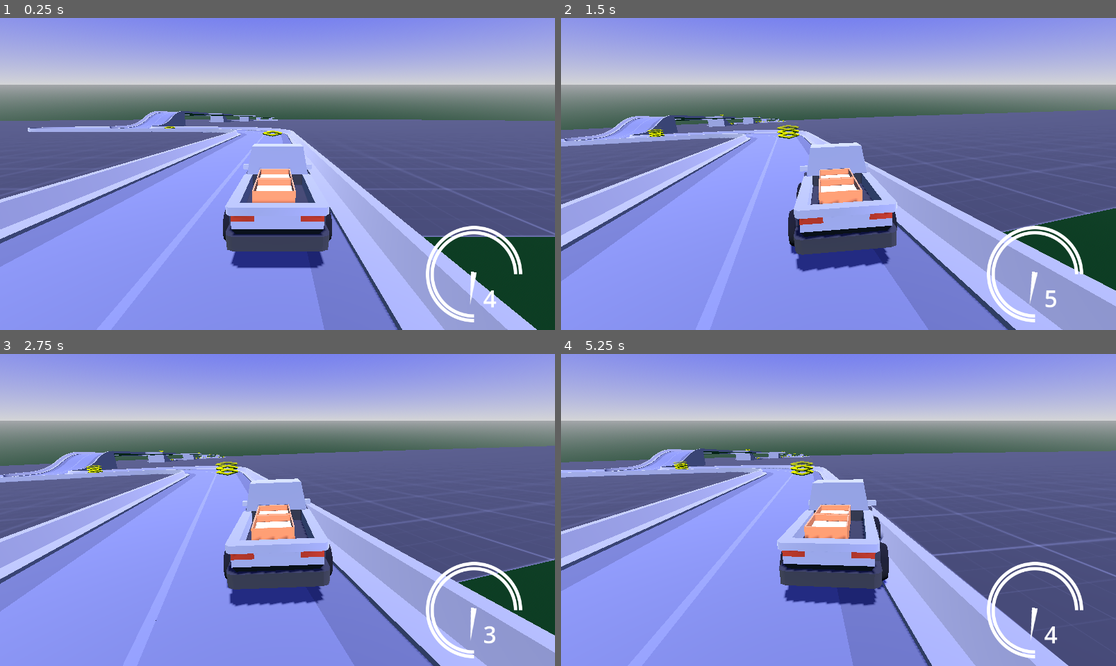
Above: before the commit, frames 1-4 (two rows, left to right).
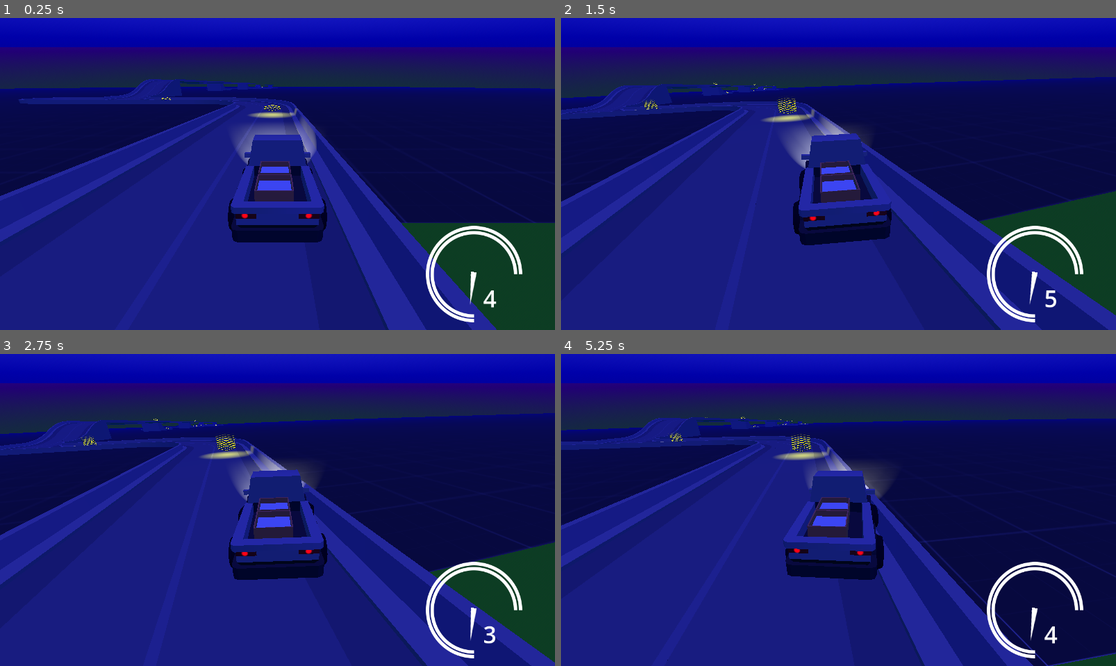
Above: after the commit, the same moments.

Repository: Yngwarr/tofu-delivery-game
Game: Godot game, scene res://scenes/Game.tscn
Two runs of this game, one before a commit and one after it. Both use one fixed random seed, a clock stepped at 60 frames per second and the inputs below.
Inputs:
- Up to frame 1 (0.25 s): no input
- Up to frame 2 (1.5 s): hold D (steer_right) 0.53-1.28 s; tap W (throttle) at 0.6, 1.35 s; hold S (brake) from 1.28 s (still down)
- Up to frame 3 (2.75 s): release S (brake) at 2.03 s; hold D (steer_right) from 2.03 s (still down); tap W (throttle) at 2.1 s
- Up to frame 4 (5.25 s): tap W (throttle) every 0.75 s from 2.85 to 5.1 s; release D (steer_right) at 3.53 s; hold A (steer_left) 3.53-5.03 s; hold S (brake) from 5.03 s (still down)

The runs differ from the first frame. In frame 1, 94% of the frame differs, in the area x 0-100%, y 0-100%; in frame 2, 96%; in frame 3, 96%; in frame 4, 98%.

Commit message:
turned off the lights

Diff:
--- a/scenes/Car.tscn
+++ b/scenes/Car.tscn
@@ -6,6 +6,8 @@
 [ext_resource type="PackedScene" uid="uid://bpn84vi24hyje" path="res://scenes/Wheel.tscn" id="3_4m2kf"]
 [ext_resource type="PackedScene" uid="uid://u8myc7bt2m1t" path="res://models/cars/truckFlat.glb" id="4_40kqm"]
 [ext_resource type="PackedScene" uid="uid://yj1ac53ymcho" path="res://scenes/tofu_box.tscn" id="6_jm0d0"]
+[ext_resource type="PackedScene" uid="uid://clhlk046se2ui" path="res://scenes/Headlight.tscn" id="7_8gh1b"]
+[ext_resource type="PackedScene" uid="uid://cknmrcua4fnxu" path="res://scenes/taillight.tscn" id="8_nhpnl"]
 
 [sub_resource type="PhysicsMaterial" id="PhysicsMaterial_yjs3a"]
 bounce = 0.5
@@ -70,7 +72,7 @@
 script = ExtResource("2_gm2jt")
 
 [node name="Camera" type="Camera3D" parent="CameraPivot"]
-transform = Transform3D(-1, -2.4869e-14, -8.74228e-08, -3.51995e-08, 0.915361, 0.402635, 8.00234e-08, 0.402635, -0.915361, -2.25604e-07, 3.97315, -6.43922)
+transform = Transform3D(-1, -2.84217e-14, -8.74228e-08, -4.62882e-08, 0.848325, 0.529475, 7.4163e-08, 0.529475, -0.848325, -2.25604e-07, 4.85091, -6.43922)
 
 [node name="truckFlat" parent="." instance=ExtResource("4_40kqm")]
 transform = Transform3D(-2, 0, -3.01992e-07, 0, 2, 0, 3.01992e-07, 0, -2, 0, -0.572637, 0)
@@ -93,6 +95,16 @@
 [node name="TofuBox2" parent="." instance=ExtResource("6_jm0d0")]
 transform = Transform3D(1, 0, 0, 0, 1, 0, 0, 0, 1, 0, 0.64, -1.8)
 
+[node name="Headlight" parent="." instance=ExtResource("7_8gh1b")]
+
+[node name="Headlight2" parent="." instance=ExtResource("7_8gh1b")]
+transform = Transform3D(-1, 1.81762e-08, -8.55124e-08, 0, 0.978148, 0.207912, 8.74228e-08, 0.207912, -0.978148, -0.71085, 0.56277, 2.59429)
+
+[node name="Taillight" parent="." instance=ExtResource("8_nhpnl")]
+
+[node name="Taillight2" parent="." instance=ExtResource("8_nhpnl")]
+transform = Transform3D(-1, 1.81762e-08, -8.55124e-08, 1.76123e-16, 0.978148, 0.207912, 8.74228e-08, 0.207912, -0.978148, 0.859563, 0.716294, -2.73692)
+
 [editable path="flw"]
 [editable path="rlw"]
 [editable path="truckFlat"]
--- a/scenes/Checkpoint.tscn
+++ b/scenes/Checkpoint.tscn
@@ -25,7 +25,7 @@
 
 [sub_resource type="TorusMesh" id="TorusMesh_wlty2"]
 inner_radius = 1.4
-outer_radius = 1.8
+outer_radius = 1.5
 rings = 4
 ring_segments = 4
 
@@ -40,7 +40,6 @@
 material_override = SubResource("ORMMaterial3D_ornai")
 transparency = 0.5
 cast_shadow = 0
-amount = 4
 lifetime = 0.5
 speed_scale = 0.5
 visibility_aabb = AABB(-2, -2, -2, 4, 4, 4)
@@ -50,3 +49,9 @@
 [node name="CollisionShape3D" type="CollisionShape3D" parent="."]
 transform = Transform3D(1, 0, 0, 0, 1, 0, 0, 0, 1, 0, 2.34649, 0)
 shape = SubResource("CylinderShape3D_1m15r")
+
+[node name="OmniLight3D" type="OmniLight3D" parent="."]
+transform = Transform3D(1, 0, 0, 0, 1, 0, 0, 0, 1, 0, 1.05278, 0)
+light_color = Color(1, 1, 0, 1)
+light_energy = 6.0
+light_indirect_energy = 6.0
--- a/scenes/Game.tscn
+++ b/scenes/Game.tscn
@@ -19,10 +19,11 @@
 size = Vector2(1000, 1000)
 
 [sub_resource type="ProceduralSkyMaterial" id="ProceduralSkyMaterial_uvu5x"]
-sky_top_color = Color(0.286275, 0.341176, 0.984314, 1)
-sky_horizon_color = Color(0.831373, 0.835294, 0.843137, 1)
+sky_top_color = Color(0.258824, 0.282353, 0.976471, 1)
+sky_horizon_color = Color(0, 0, 0.627451, 1)
 sky_cover_modulate = Color(0.831373, 0.831373, 0.831373, 1)
 ground_bottom_color = Color(0.0666667, 0.239216, 0.145098, 1)
+ground_horizon_color = Color(0.145098, 0.00392157, 0.490196, 1)
 ground_curve = 0.0696443
 
 [sub_resource type="Sky" id="Sky_6nmx0"]
@@ -31,6 +32,9 @@
 [sub_resource type="Environment" id="Environment_2sxos"]
 background_mode = 2
 sky = SubResource("Sky_6nmx0")
+fog_enabled = true
+fog_light_color = Color(0, 0, 0.658824, 1)
+fog_density = 0.001
 
 [node name="Game" type="Node3D"]
 
@@ -97,97 +101,100 @@
 
 [node name="Sun" type="DirectionalLight3D" parent="."]
 transform = Transform3D(1, 0, 0, 0, -0.333363, 0.942799, 0, -0.942799, -0.333363, 0, 4.65373, 0)
+visible = false
 shadow_enabled = true
 
 [node name="WorldEnvironment" type="WorldEnvironment" parent="."]
 environment = SubResource("Environment_2sxos")
 
-[node name="Checkpoint" parent="." instance=ExtResource("7_alyof")]
+[node name="Checkpoints" type="Node3D" parent="."]
+
+[node name="Checkpoint" parent="Checkpoints" instance=ExtResource("7_alyof")]
 transform = Transform3D(1, 0, 0, 0, 1, 0, 0, 0, 1, 0.897514, -3.6405, 30.1931)
 
-[node name="Checkpoint2" parent="." instance=ExtResource("7_alyof")]
+[node name="Checkpoint2" parent="Checkpoints" instance=ExtResource("7_alyof")]
 transform = Transform3D(1, 0, 0, 0, 1, 0, 0, 0, 1, 34.7818, -8.28552, 59.7393)
 
-[node name="Checkpoint3" parent="." instance=ExtResource("7_alyof")]
+[node name="Checkpoint3" parent="Checkpoints" instance=ExtResource("7_alyof")]
 transform = Transform3D(1, 0, 0, 0, 1, 0, 0, 0, 1, 76.3713, -19.3046, 179.545)
 
-[node name="Checkpoint5" parent="." instance=ExtResource("7_alyof")]
+[node name="Checkpoint5" parent="Checkpoints" instance=ExtResource("7_alyof")]
 transform = Transform3D(1, 0, 0, 0, 1, 0, 0, 0, 1, 97.4622, -26.689, 228.763)
 
-[node name="Checkpoint4" parent="." instance=ExtResource("7_alyof")]
+[node name="Checkpoint4" parent="Checkpoints" instance=ExtResource("7_alyof")]
 transform = Transform3D(1, 0, 0, 0, 1, 0, 0, 0, 1, 49.4012, -19.3046, 179.545)
 
-[node name="Checkpoint6" parent="." instance=ExtResource("7_alyof")]
+[node name="Checkpoint6" parent="Checkpoints" instance=ExtResource("7_alyof")]
 transform = Transform3D(1, 0, 0, 0, 1, 0, 0, 0, 1, 63.1339, -40.0657, 269.949)
 
-[node name="Checkpoint7" parent="." instance=ExtResource("7_alyof")]
+[node name="Checkpoint7" parent="Checkpoints" instance=ExtResource("7_alyof")]
 transform = Transform3D(1, 0, 0, 0, 1, 0, 0, 0, 1, 35.1412, -37.0414, 297.102)
 
-[node name="Checkpoint8" parent="." instance=ExtResource("7_alyof")]
+[node name="Checkpoint8" parent="Checkpoints" instance=ExtResource("7_alyof")]
 transform = Transform3D(1, 0, 0, 0, 1, 0, 0, 0, 1, 96.7576, -46.496, 313.006)
 
-[node name="Checkpoint9" parent="." instance=ExtResource("7_alyof")]
+[node name="Checkpoint9" parent="Checkpoints" instance=ExtResource("7_alyof")]
 transform = Transform3D(1, 0, 0, 0, 1, 0, 0, 0, 1, 91.2545, -53.812, 361.958)
 
-[node name="Checkpoint10" parent="." instance=ExtResource("7_alyof")]
+[node name="Checkpoint10" parent="Checkpoints" instance=ExtResource("7_alyof")]
 transform = Transform3D(1, 0, 0, 0, 1, 0, 0, 0, 1, 54.5136, -51.9693, 349.629)
 
-[node name="Checkpoint11" parent="." instance=ExtResource("7_alyof")]
+[node name="Checkpoint11" parent="Checkpoints" instance=ExtResource("7_alyof")]
 transform = Transform3D(1, 0, 0, 0, 1, 0, 0, 0, 1, 48.7855, -56.9911, 383.23)
 
-[node name="Checkpoint12" parent="." instance=ExtResource("7_alyof")]
+[node name="Checkpoint12" parent="Checkpoints" instance=ExtResource("7_alyof")]
 transform = Transform3D(1, 0, 0, 0, 1, 0, 0, 0, 1, 49.3367, -65.0715, 437.298)
 
-[node name="Checkpoint13" parent="." instance=ExtResource("7_alyof")]
+[node name="Checkpoint13" parent="Checkpoints" instance=ExtResource("7_alyof")]
 transform = Transform3D(1, 0, 0, 0, 1, 0, 0, 0, 1, 12.2016, -61.4689, 413.192)
 
-[node name="Checkpoint14" parent="." instance=ExtResource("7_alyof")]
+[node name="Checkpoint14" parent="Checkpoints" instance=ExtResource("7_alyof")]
 transform = Transform3D(1, 0, 0, 0, 1, 0, 0, 0, 1, 47.2946, -74.1466, 498.02)
 
-[node name="Checkpoint15" parent="." instance=ExtResource("7_alyof")]
+[node name="Checkpoint15" parent="Checkpoints" instance=ExtResource("7_alyof")]
 transform = Transform3D(1, 0, 0, 0, 1, 0, 0, 0, 1, 4.17421, -70.8877, 476.116)
 
-[node name="Checkpoint16" parent="." instance=ExtResource("7_alyof")]
+[node name="Checkpoint16" parent="Checkpoints" instance=ExtResource("7_alyof")]
 transform = Transform3D(1, 0, 0, 0, 1, 0, 0, 0, 1, 80.8493, -78.5745, 527.648)
 
-[node name="Checkpoint17" parent="." instance=ExtResource("7_alyof")]
+[node name="Checkpoint17" parent="Checkpoints" instance=ExtResource("7_alyof")]
 transform = Transform3D(1, 0, 0, 0, 1, 0, 0, 0, 1, 46.5408, -86.4382, 579.839)
 
-[node name="Checkpoint18" parent="." instance=ExtResource("7_alyof")]
+[node name="Checkpoint18" parent="Checkpoints" instance=ExtResource("7_alyof")]
 transform = Transform3D(1, 0, 0, 0, 1, 0, 0, 0, 1, 44.2388, -90.9438, 657.771)
 
-[node name="Checkpoint19" parent="." instance=ExtResource("7_alyof")]
+[node name="Checkpoint19" parent="Checkpoints" instance=ExtResource("7_alyof")]
 transform = Transform3D(1, 0, 0, 0, 1, 0, 0, 0, 1, 44.9216, -95.2534, 639.249)
 
-[node name="Checkpoint20" parent="." instance=ExtResource("7_alyof")]
+[node name="Checkpoint20" parent="Checkpoints" instance=ExtResource("7_alyof")]
 transform = Transform3D(1, 0, 0, 0, 1, 0, 0, 0, 1, 63.9186, -99.2932, 713.638)
 
-[node name="Checkpoint21" parent="." instance=ExtResource("7_alyof")]
+[node name="Checkpoint21" parent="Checkpoints" instance=ExtResource("7_alyof")]
 transform = Transform3D(1, 0, 0, 0, 1, 0, 0, 0, 1, 43.5994, -97.3934, 700.927)
 
-[node name="Checkpoint22" parent="." instance=ExtResource("7_alyof")]
+[node name="Checkpoint22" parent="Checkpoints" instance=ExtResource("7_alyof")]
 transform = Transform3D(1, 0, 0, 0, 1, 0, 0, 0, 1, 27.2906, -111.377, 794.491)
 
-[node name="Checkpoint23" parent="." instance=ExtResource("7_alyof")]
+[node name="Checkpoint23" parent="Checkpoints" instance=ExtResource("7_alyof")]
 transform = Transform3D(1, 0, 0, 0, 1, 0, 0, 0, 1, 24.4184, -125.609, 842.365)
 
-[node name="Checkpoint24" parent="." instance=ExtResource("7_alyof")]
+[node name="Checkpoint24" parent="Checkpoints" instance=ExtResource("7_alyof")]
 transform = Transform3D(1, 0, 0, 0, 1, 0, 0, 0, 1, 29.6269, -130.988, 878.357)
 
-[node name="Checkpoint25" parent="." instance=ExtResource("7_alyof")]
+[node name="Checkpoint25" parent="Checkpoints" instance=ExtResource("7_alyof")]
 transform = Transform3D(1, 0, 0, 0, 1, 0, 0, 0, 1, 69.9892, -140.555, 942.369)
 
-[node name="Checkpoint26" parent="." instance=ExtResource("7_alyof")]
+[node name="Checkpoint26" parent="Checkpoints" instance=ExtResource("7_alyof")]
 transform = Transform3D(1, 0, 0, 0, 1, 0, 0, 0, 1, 68.9666, -147.002, 985.507)
 
-[node name="Checkpoint27" parent="." instance=ExtResource("7_alyof")]
+[node name="Checkpoint27" parent="Checkpoints" instance=ExtResource("7_alyof")]
 transform = Transform3D(1, 0, 0, 0, 1, 0, 0, 0, 1, 112.897, -151.07, 1012.72)
 
-[node name="Checkpoint28" parent="." instance=ExtResource("7_alyof")]
+[node name="Checkpoint28" parent="Checkpoints" instance=ExtResource("7_alyof")]
 transform = Transform3D(1, 0, 0, 0, 1, 0, 0, 0, 1, 69.5004, -156.929, 1051.93)
 
-[node name="Checkpoint29" parent="." instance=ExtResource("7_alyof")]
+[node name="Checkpoint29" parent="Checkpoints" instance=ExtResource("7_alyof")]
 transform = Transform3D(1, 0, 0, 0, 1, 0, 0, 0, 1, 112.877, -161.403, 1081.86)
 
-[node name="Checkpoint30" parent="." instance=ExtResource("7_alyof")]
+[node name="Checkpoint30" parent="Checkpoints" instance=ExtResource("7_alyof")]
 transform = Transform3D(1, 0, 0, 0, 1, 0, 0, 0, 1, 110.524, -179.594, 1203.58)
--- /dev/null
+++ b/scenes/Headlight.tscn
@@ -0,0 +1,12 @@
+[gd_scene format=3 uid="uid://clhlk046se2ui"]
+
+[node name="Headlight" type="OmniLight3D"]
+transform = Transform3D(-1, 1.81762e-08, -8.55124e-08, 0, 0.978148, 0.207912, 8.74228e-08, 0.207912, -0.978148, 0.841156, 0.56277, 2.59429)
+light_energy = 16.0
+omni_range = 0.277054
+
+[node name="SpotLight3D" type="SpotLight3D" parent="."]
+transform = Transform3D(0.999709, -0.0240962, -0.0010858, 0.0240962, 0.995657, 0.0899282, -0.00108585, -0.0899281, 0.995948, 0, 0, 0)
+light_energy = 16.0
+spot_range = 21.2694
+spot_angle = 22.8779
--- /dev/null
+++ b/scenes/taillight.tscn
@@ -0,0 +1,6 @@
+[gd_scene format=3 uid="uid://cknmrcua4fnxu"]
+
+[node name="Taillight" type="OmniLight3D"]
+transform = Transform3D(-1, 1.81762e-08, -8.55124e-08, 1.76123e-16, 0.978148, 0.207912, 8.74228e-08, 0.207912, -0.978148, -0.819928, 0.716294, -2.73692)
+light_color = Color(1, 0, 0, 1)
+omni_range = 0.134995
Not shown: 1 places in scenes/Car.tscn that only renumber resources
